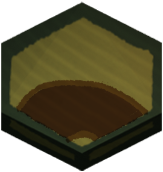
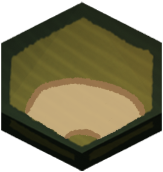
Layered file, before and after one edit (163x172). Changes by layer:
pixels changed over (16, 77, 149, 143) (layer not identified)
